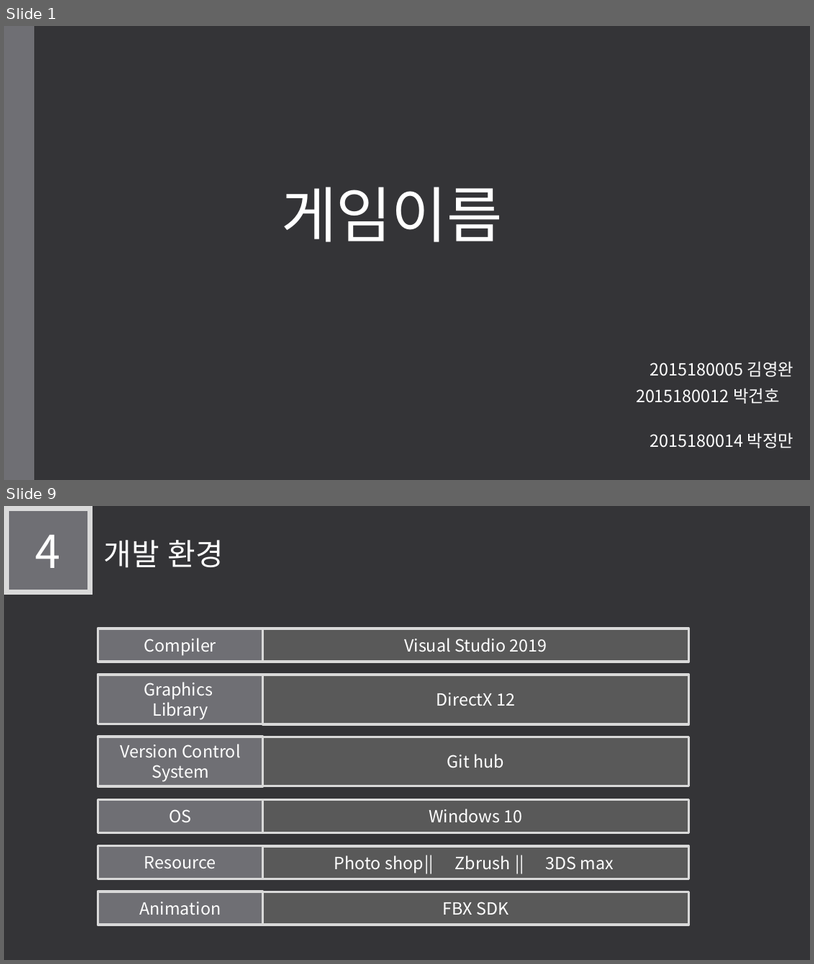
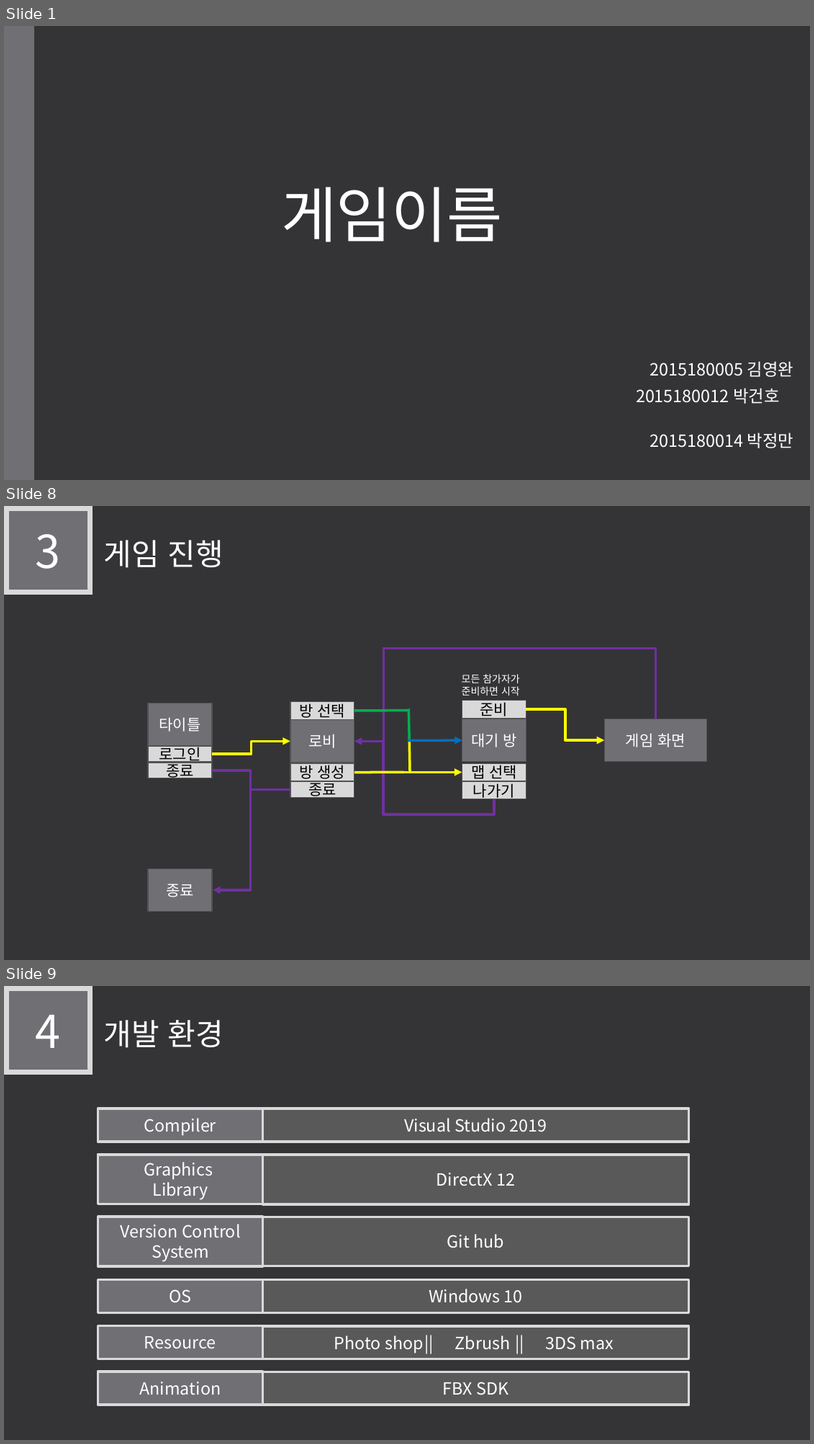
Before and after one commit to LEGO0937/Our_Project, a slide deck: 기획단계/졸작 제안서_α.pptx. Shown one above the other, each under a label of ours: slides 1 and 9 before the commit, slides 1, 8 and 9 after it; the slides between them are not shown. The pictures are 814x964 and 814x1444 pixels, drawn with LibreOffice and Linux fonts; fonts in the diff are those of the drawing. Boxes give left, top, right and bottom in pixels: in the first picture for what was removed or moved away, otherwise in the second. Text is boxed around its words. In the diff, an @@ line names an element or a change of style, - is before the commit and + after.

```diff
--- a/기획단계/졸작 제안서_α.pptx
+++ b/기획단계/졸작 제안서_α.pptx
@@ slide 8 added at bbox=[4, 506, 810, 960], background #353537 @@
@@ rectangle added at bbox=[6, 508, 90, 592], fill #6F6F74, outline #D9D9D9 6 pt, 54 pt, text #FFFFFF @@
+3
@@ text added at bbox=[104, 540, 224, 568], 36 pt, text #FFFFFF @@
+게임 진행
@@ elbow arrow added from (384, 647) to (355, 741), #7030A0 3 pt @@
@@ elbow line added from (656, 719) to (384, 648), #7030A0 3 pt @@
@@ text added at bbox=[462, 674, 520, 695], 12 pt, text #FFFFFF @@
+모든 참가자가
+준비하면 시작
@@ rectangle added at bbox=[148, 703, 212, 746], fill #6F6F74, outline #525256 1.1 pt, 18 pt, text #FFFFFF @@
+타이틀
@@ rectangle added at bbox=[291, 720, 355, 762], fill #6F6F74, outline #525256 1.1 pt, 18 pt, text #FFFFFF @@
+로비
@@ rectangle added at bbox=[291, 701, 355, 720], fill #D9D9D9, outline #525256 1.1 pt, 18 pt, text #000000 @@
+방 선택
@@ line added from (355, 710) to (409, 710), #00B050 3 pt @@
@@ line added from (409, 708) to (410, 739), #00B050 3 pt @@
@@ rectangle added at bbox=[463, 719, 527, 762], fill #6F6F74, outline #525256 1.1 pt, 18 pt, text #FFFFFF @@
+대기 방
@@ rectangle added at bbox=[463, 700, 527, 718], fill #D9D9D9, outline #525256 1.1 pt, 18 pt, text #000000 @@
+준비
@@ elbow arrow added from (527, 709) to (604, 740), #FFFF00 3 pt @@
@@ rectangle added at bbox=[604, 719, 707, 762], fill #6F6F74, outline #525256 1.1 pt, 18 pt, text #FFFFFF @@
+게임 화면
@@ elbow arrow added from (212, 754) to (291, 741), #FFFF00 3 pt @@
@@ elbow line added from (494, 799) to (365, 741), #7030A0 3 pt @@
@@ arrow added from (408, 741) to (463, 740), #0070C0 3 pt @@
@@ line added from (409, 739) to (411, 773), #FFFF00 3 pt @@
@@ rectangle added at bbox=[148, 746, 212, 762], fill #D9D9D9, outline #525256 1.1 pt, 18 pt, text #000000 @@
+로그인
@@ rectangle added at bbox=[148, 762, 212, 778], fill #D9D9D9, outline #525256 1.1 pt, 18 pt, text #000000 @@
+종료
@@ rectangle added at bbox=[291, 764, 355, 781], fill #D9D9D9, outline #525256 1.1 pt, 18 pt, text #000000 @@
+방 생성
@@ rectangle added at bbox=[463, 763, 527, 780], fill #D9D9D9, outline #525256 1.1 pt, 18 pt, text #000000 @@
+맵 선택
@@ elbow arrow added from (212, 770) to (214, 890), #7030A0 3 pt @@
@@ rectangle added at bbox=[291, 782, 355, 798], fill #D9D9D9, outline #525256 1.1 pt, 18 pt, text #000000 @@
+종료
@@ line added from (355, 772) to (404, 772), #FFFF00 3 pt @@
@@ arrow added from (404, 772) to (463, 772), #FFFF00 3 pt @@
@@ rectangle added at bbox=[463, 782, 527, 800], fill #D9D9D9, outline #525256 1.1 pt, 18 pt, text #000000 @@
+나가기
@@ line added from (291, 789) to (252, 789), #7030A0 3 pt @@
@@ rectangle added at bbox=[148, 868, 212, 911], fill #6F6F74, outline #525256 1.1 pt, 18 pt, text #FFFFFF @@
+종료
```
Also in this commit, not shown: 12 slides changed, 1 slide removed.
